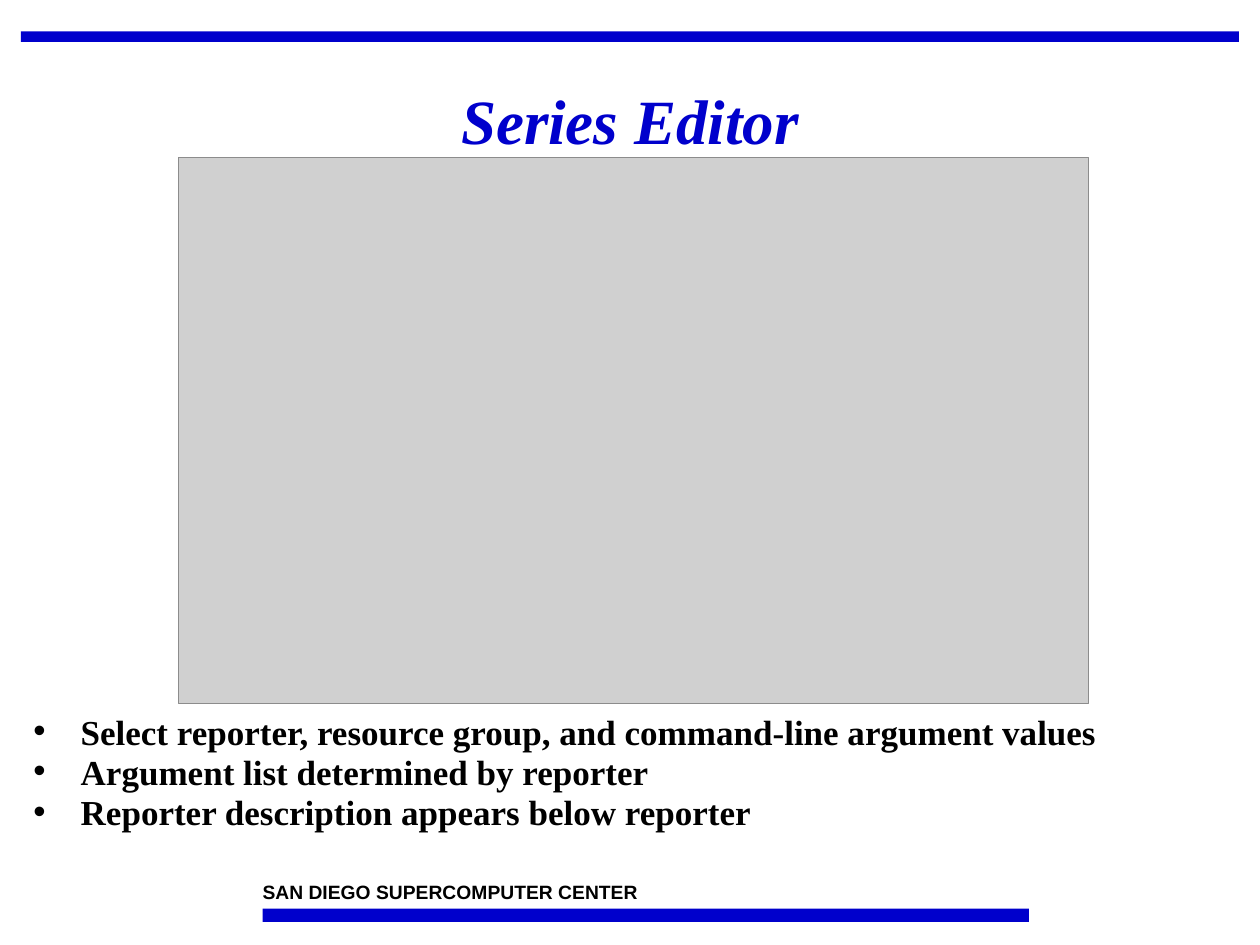
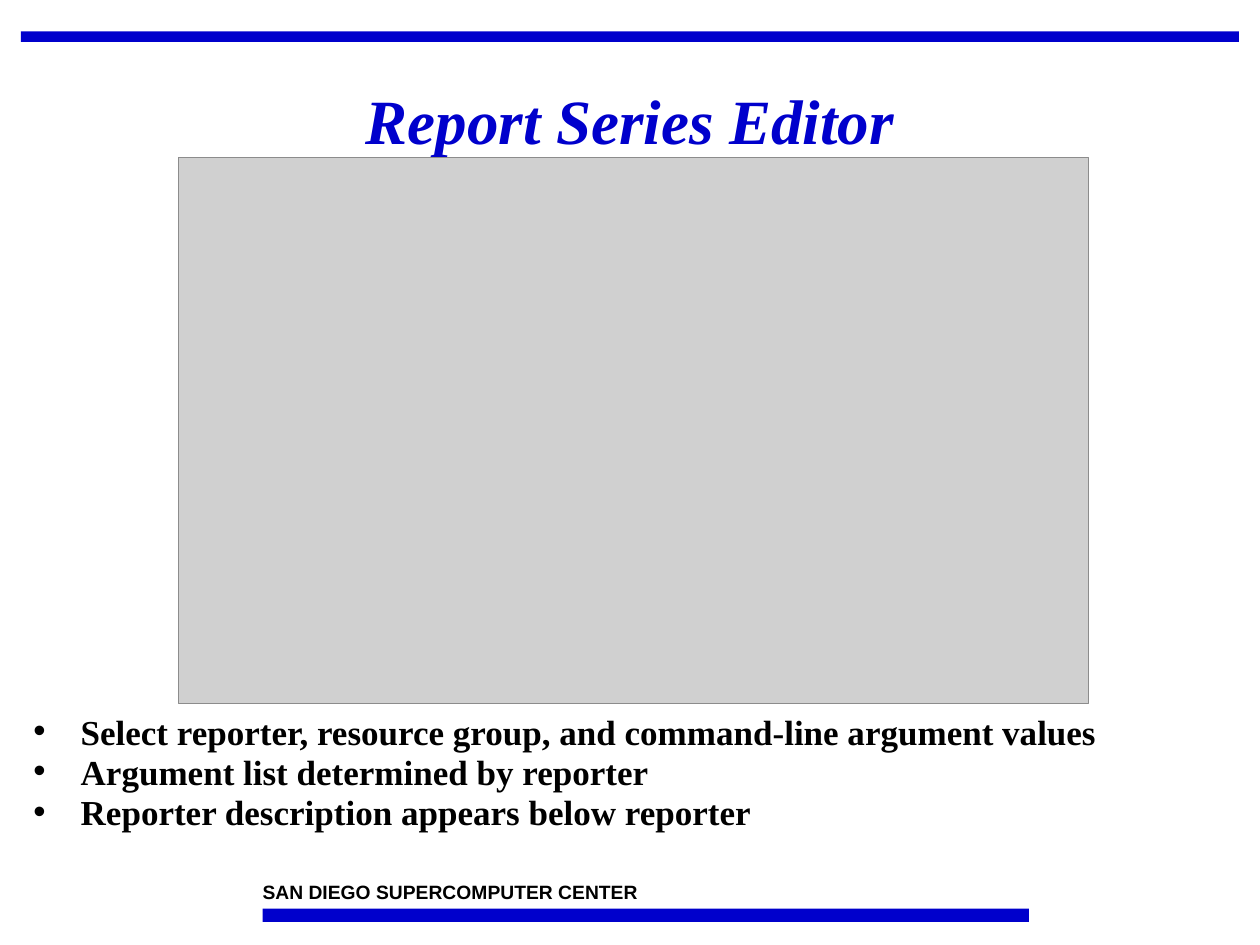
Before and after one commit to IncaProject/inca-xsede, a slide deck: slide 17 of talks/feb-06-workshop/incat.ppt. Drawn at 1260x945 pixels with LibreOffice and Linux fonts; fonts in the diff are those of the drawing; grey boxes stand for pictures; background and template pictures are left out. Boxes give left, top, right and bottom in pixels: in the first picture for what was removed or moved away, otherwise in the second. Text is boxed around its words. In the diff, an @@ line names an element or a change of style, - is before the commit and + after.

```diff
--- a/talks/feb-06-workshop/incat.ppt
+++ b/talks/feb-06-workshop/incat.ppt
@@ title at (366,100,893,156): text changed @@
-Series Editor
+Report Series Editor
```
Also in this commit, not shown: 6 other slides changed, 1 slide added, 2 other files.
